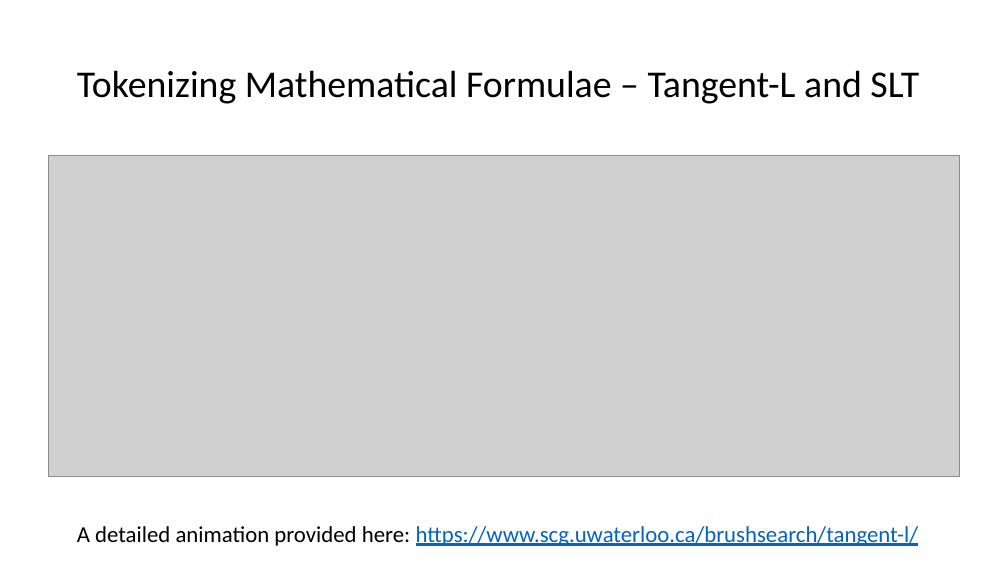
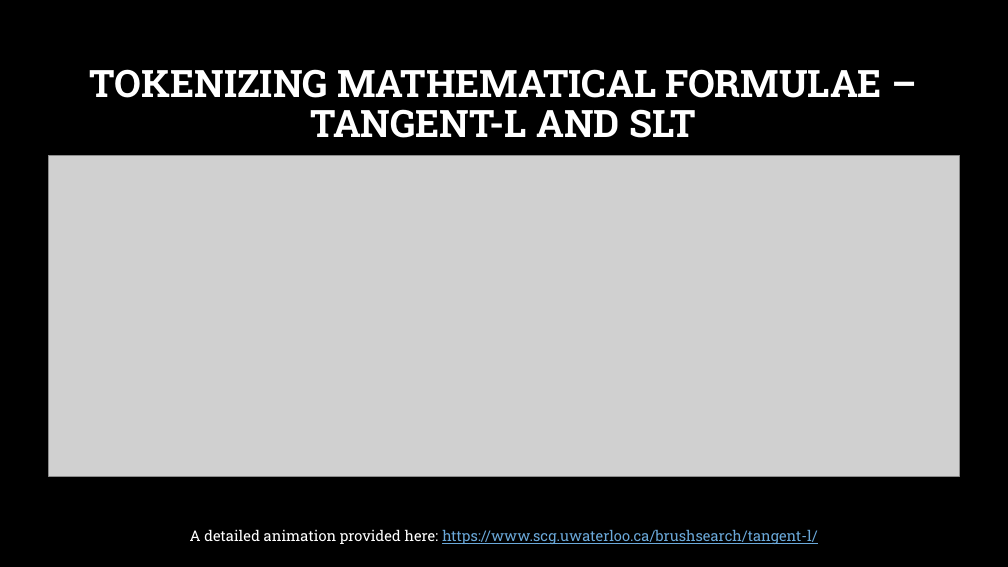
Before and after one commit to pure0022/math-IR-ARQMath-CompuBERT, a slide deck: slide 14 of Math Information Retrieval.pptx (slide 15 before the commit). Drawn at 1008x567 pixels with LibreOffice and Linux fonts; fonts in the diff are those of the drawing; grey boxes stand for pictures; background and template pictures are left out. Boxes give left, top, right and bottom in pixels: in the first picture for what was removed or moved away, otherwise in the second. Text is boxed around its words. In the diff, an @@ line names an element or a change of style, - is before the commit and + after.

```diff
--- a/Math Information Retrieval.pptx
+++ b/Math Information Retrieval.pptx
@@ background #FFFFFF to picture (left out) @@
@@ title at bbox=[90, 69, 882, 138]: text changed; font Calibri to Roboto Slab; text colour #000000 to #FFFFFF; bold on @@
-Tokenizing Mathematical Formulae – Tangent-L and SLT
+TOKENIZING MATHEMATICAL FORMULAE – TANGENT-L AND SLT
@@ text "A detailed animation provided here: ..." at bbox=[190, 529, 817, 544]: size 21.7 to 14 pt, font Calibri to Roboto Slab; text colour #000000 to #FFFFFF in "A detailed animation provided here:"; text colour #0563C1 to #6BA9DA in "https://www.scg.uwaterloo.ca/brushsearch/tangent-l/"; alignment left to centre; line spacing 0.7 to 1 @@
```
Also in this commit, not shown: 17 other slides changed, 4 slides added, 1 slide removed, 3 other files.
